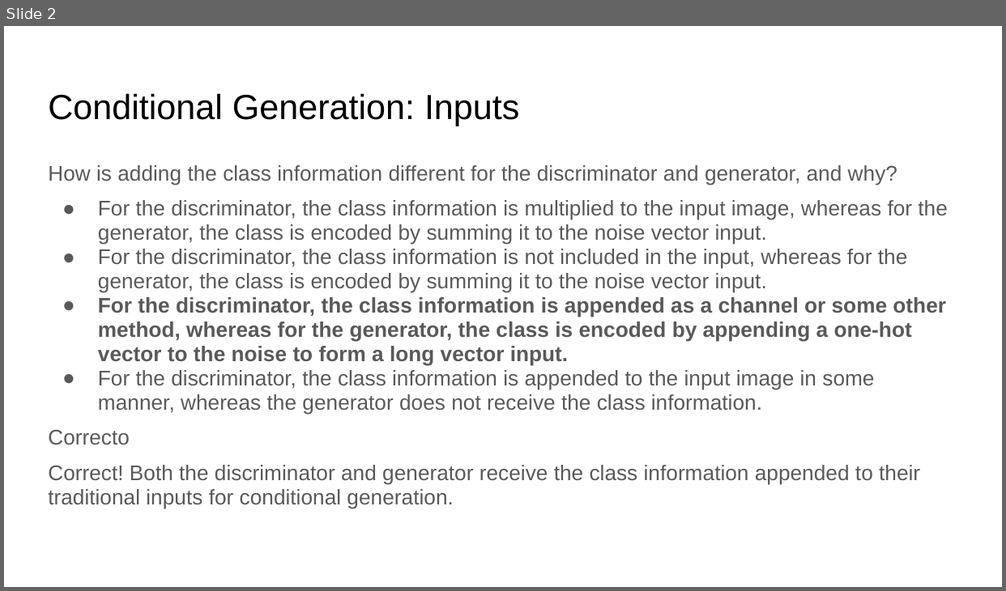
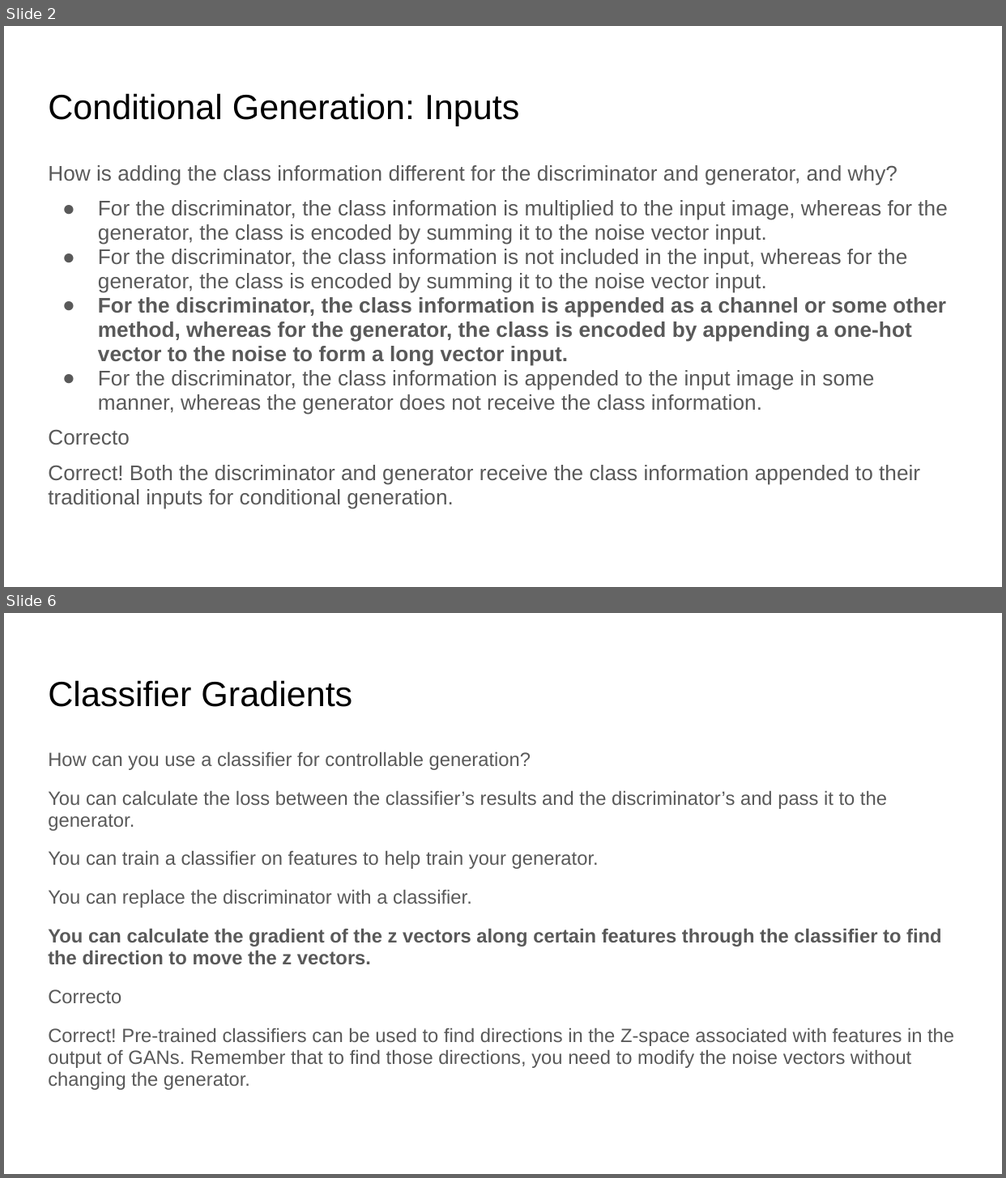
Before and after one commit to johngonzalezv/coursera_gan_specialization, a slide deck: W4/Quices W4.pptx. Shown one above the other, each under a label of ours: slide 2 before the commit, slides 2 and 6 after it; the slides between them are not shown. The pictures are 1006x591 and 1006x1178 pixels, drawn with LibreOffice and Linux fonts; fonts in the diff are those of the drawing. Boxes give left, top, right and bottom in pixels: in the first picture for what was removed or moved away, otherwise in the second. Text is boxed around its words. In the diff, an @@ line names an element or a change of style, - is before the commit and + after.

Commit message:
Controllable Generation added

```diff
--- a/W4/Quices W4.pptx
+++ b/W4/Quices W4.pptx
@@ slide 6 added at [4,613,1002,1174], background #FFFFFF @@
@@ title added at [48,680,352,707], 25.2 pt, text #000000 @@
+Classifier Gradients
@@ text added at [48,752,954,1090], 13.9 pt, text #595959 @@
+How can you use a classifier for controllable generation?
+You can calculate the loss between the classifier’s results and the discriminator’s and pass it to the generator.
+You can train a classifier on features to help train your generator.
+You can replace the discriminator with a classifier.
+You can calculate the gradient of the z vectors along certain features through the classifier to find the direction to move the z vectors.
+Correcto
+Correct! Pre-trained classifiers can be used to find directions in the Z-space associated with features in the output of GANs. Remember that to find those directions, you need to modify the noise vectors without changing the generator.
```
Also in this commit, not shown: 4 other slides added, 2 other files.
